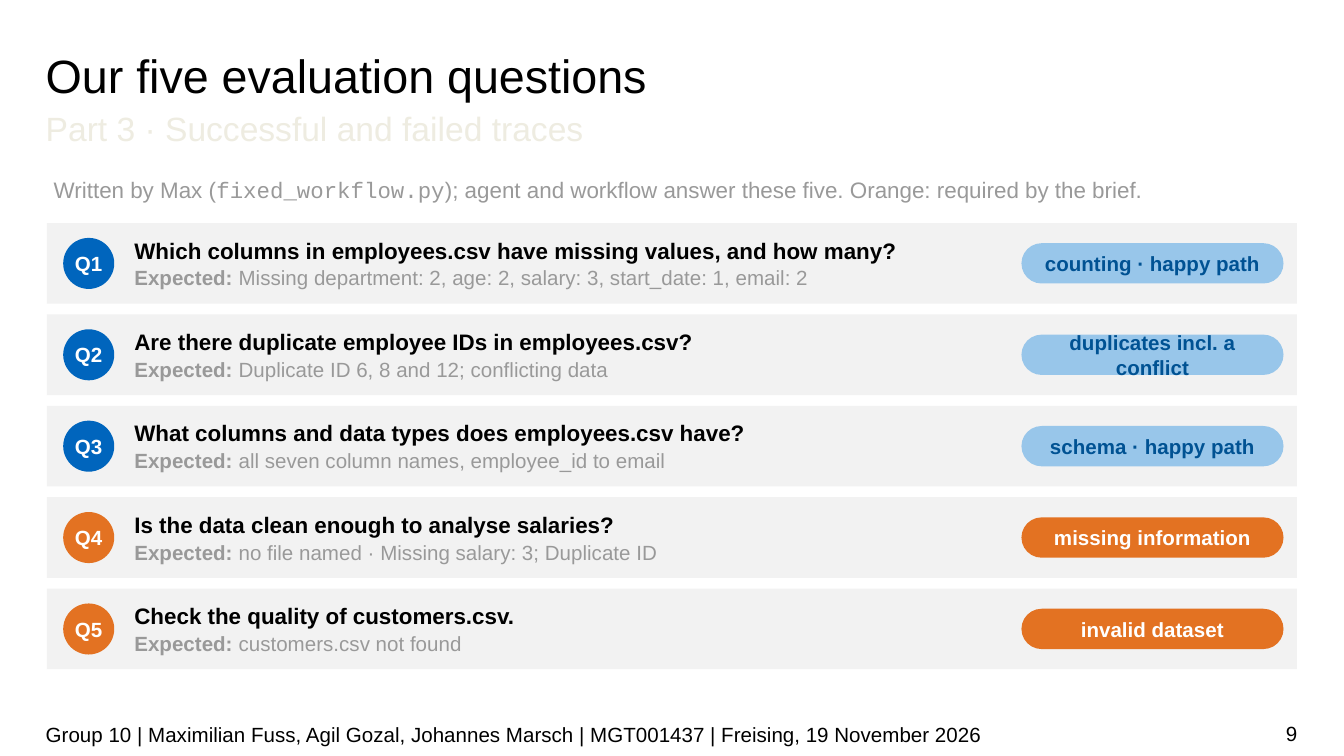
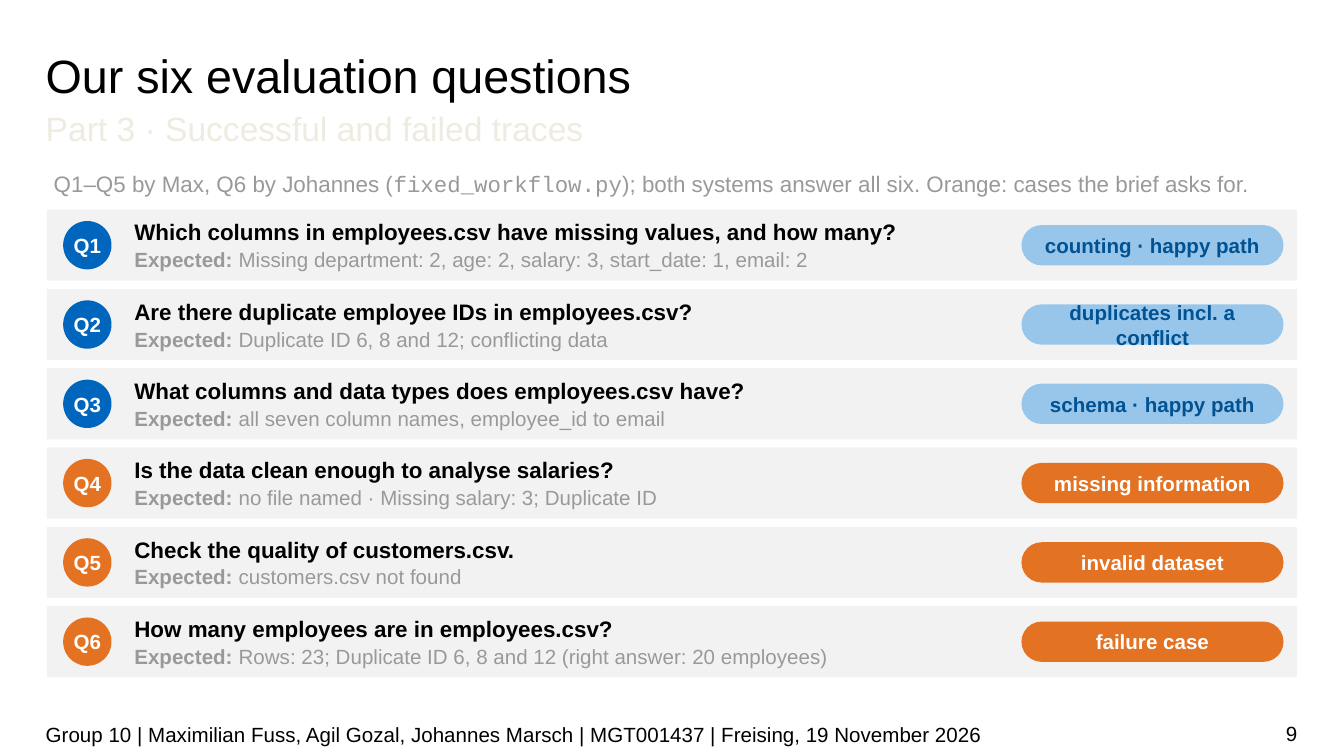
Before and after one commit to JPMarsch/Python_Group_10, a slide deck: slide 9 of presentation/G10_presentation_draft.pptx. Drawn at 1344x756 pixels with LibreOffice and Linux fonts; fonts in the diff are those of the drawing; background and template pictures are left out. Boxes give left, top, right and bottom in pixels: in the first picture for what was removed or moved away, otherwise in the second. Text is boxed around its words. In the diff, an @@ line names an element or a change of style, - is before the commit and + after.

```diff
--- a/presentation/G10_presentation_draft.pptx
+++ b/presentation/G10_presentation_draft.pptx
@@ title at bbox=[46, 59, 630, 102]: text changed @@
-Our five evaluation questions
+Our six evaluation questions
@@ text at bbox=[54, 176, 1248, 197]: text changed @@
-Written by Max (fixed_workflow.py); agent and workflow answer these five. Orange: required by the brief.
+Q1–Q5 by Max, Q6 by Johannes (fixed_workflow.py); both systems answer all six. Orange: cases the brief asks for.
@@ rectangle: place and size @@
-rectangle at bbox=[47, 223, 1297, 304]
+rectangle at bbox=[47, 210, 1297, 281]
@@ ellipse "Q1": place and size @@
-ellipse "Q1" at bbox=[63, 238, 114, 289]
+ellipse "Q1" at bbox=[63, 222, 112, 270]
@@ text "Which columns in employees.csv have ...": place and size @@
-text "Which columns in employees.csv have ..." at bbox=[134, 242, 896, 289]
+text "Which columns in employees.csv have ..." at bbox=[134, 223, 896, 271]
@@ rounded rectangle "counting · happy path": place and size @@
-rounded rectangle "counting · happy path" at bbox=[1021, 243, 1284, 284]
+rounded rectangle "counting · happy path" at bbox=[1021, 226, 1284, 266]
@@ rectangle: place and size @@
-rectangle at bbox=[47, 314, 1297, 395]
+rectangle at bbox=[47, 289, 1297, 360]
@@ text "Are there duplicate employee IDs ...": place and size @@
-text "Are there duplicate employee IDs ..." at bbox=[134, 333, 692, 381]
+text "Are there duplicate employee IDs ..." at bbox=[134, 303, 692, 351]
@@ ellipse "Q2": place and size @@
-ellipse "Q2" at bbox=[63, 329, 114, 380]
+ellipse "Q2" at bbox=[63, 300, 112, 348]
@@ rounded rectangle "duplicates incl. a conflict": place and size @@
-rounded rectangle "duplicates incl. a conflict" at bbox=[1021, 335, 1284, 375]
+rounded rectangle "duplicates incl. a conflict" at bbox=[1021, 305, 1284, 345]
@@ rectangle: place and size @@
-rectangle at bbox=[47, 406, 1297, 487]
+rectangle at bbox=[47, 368, 1297, 439]
@@ ellipse "Q3": place and size @@
-ellipse "Q3" at bbox=[63, 421, 114, 472]
+ellipse "Q3" at bbox=[63, 380, 112, 429]
@@ text "What columns and data types ...": place and size @@
-text "What columns and data types ..." at bbox=[134, 424, 745, 472]
+text "What columns and data types ..." at bbox=[134, 382, 745, 430]
@@ rounded rectangle "schema · happy path": place and size @@
-rounded rectangle "schema · happy path" at bbox=[1021, 426, 1284, 466]
+rounded rectangle "schema · happy path" at bbox=[1021, 383, 1284, 423]
@@ rectangle: place and size @@
-rectangle at bbox=[47, 497, 1297, 578]
+rectangle at bbox=[47, 448, 1297, 519]
@@ text "Is the data clean enough ...": place and size @@
-text "Is the data clean enough ..." at bbox=[134, 516, 657, 564]
+text "Is the data clean enough ..." at bbox=[134, 461, 657, 509]
@@ ellipse "Q4": place and size @@
-ellipse "Q4" at bbox=[63, 512, 114, 563]
+ellipse "Q4" at bbox=[63, 460, 112, 508]
@@ rounded rectangle "missing information": place and size @@
-rounded rectangle "missing information" at bbox=[1021, 517, 1284, 558]
+rounded rectangle "missing information" at bbox=[1021, 462, 1284, 503]
@@ rectangle: place and size @@
-rectangle at bbox=[47, 589, 1297, 669]
+rectangle at bbox=[47, 527, 1297, 598]
@@ ellipse "Q5": place and size @@
-ellipse "Q5" at bbox=[63, 603, 114, 655]
+ellipse "Q5" at bbox=[63, 538, 112, 586]
@@ text "Check the quality of customers.csv.": place and size @@
-text "Check the quality of customers.csv." at bbox=[134, 607, 514, 655]
+text "Check the quality of customers.csv." at bbox=[134, 541, 514, 588]
@@ rounded rectangle "invalid dataset": place and size @@
-rounded rectangle "invalid dataset" at bbox=[1021, 609, 1284, 649]
+rounded rectangle "invalid dataset" at bbox=[1021, 543, 1284, 583]
@@ rectangle added at bbox=[47, 606, 1297, 677], fill #F2F2F2 @@
@@ ellipse added at bbox=[63, 617, 112, 665], fill #E37222, 11 pt, text #FFFFFF, bold @@
+Q6
@@ text added at bbox=[134, 620, 827, 668], 11 pt, text #999999 @@
+How many employees are in employees.csv?
+Expected: Rows: 23; Duplicate ID 6, 8 and 12 (right answer: 20 employees)
@@ rounded rectangle added at bbox=[1021, 621, 1284, 661], fill #E37222, 11 pt, text #FFFFFF, bold @@
+failure case
```
Also in this commit, not shown: 7 other slides changed, 1 slide added.
